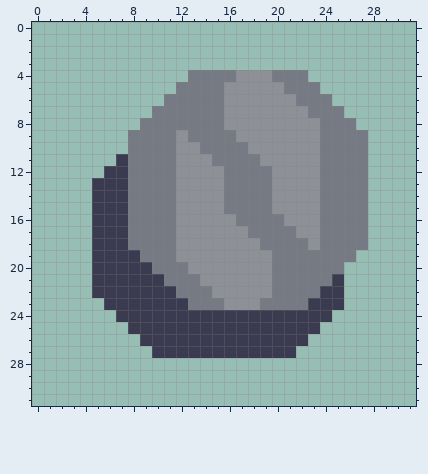
Pixel-art sprite -- core/assets-raw/sprites/items/item-silicon.png. Above is the file before it was changed.
The file is 32x32 pixels.
Now the later version:
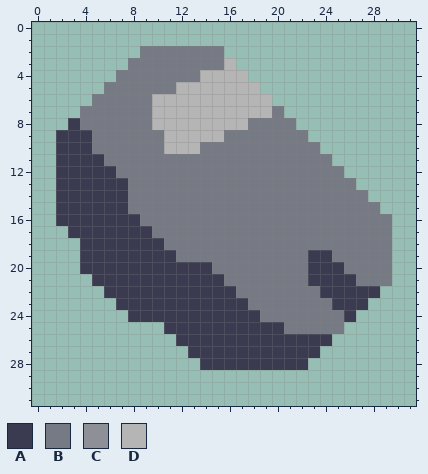
Palette (. is transparent): A #3a3a50  B #767a84  C #8e9097  D #b5b5b5
From old to new:
@@ x 0..31 @@
  1 ................................
- 2 ................................
- 3 ................................
- 4 .............BBBBCCCBBB.........
- 5 ............BBBBCCCCCBBB........
- 6 ...........BBBBBCCCCCCBBB.......
- 7 ..........BBBBBBCCCCCCCBBB......
- 8 .........BBBBBBBCCCCCCCCBBB.....
- 9 ........BBBBCBBBBCCCCCCCBBBB....
-10 ........BBBBCCBBBBCCCCCCBBBB....
-11 .......ABBBBCCCBBBBCCCCCBBBB....
-12 ......AABBBBCCCCBBBBCCCCBBBB....
-13 .....AAABBBBCCCCBBBBCCCCBBBB....
-14 .....AAABBBBCCCCBBBBCCCCBBBB....
-15 .....AAABBBBCCCCBBBBCCCCBBBB....
-16 .....AAABBBBCCCCCBBBBCCCBBBB....
-17 .....AAABBBBCCCCCCBBBBCCBBBB....
-18 .....AAABBBBCCCCCCCBBBBCBBBB....
-19 .....AAAABBBCCCCCCCCBBBBBBB.....
-20 .....AAAAABBBCCCCCCCBBBBBB......
-21 .....AAAAAABBBCCCCCCBBBBBA......
-22 .....AAAAAAABBBCCCCCBBBBAA......
-23 ......AAAAAAABBBCCCBBBBAAA......
-24 .......AAAAAAAAAAAAAAAAAA.......
-25 ........AAAAAAAAAAAAAAAA........
-26 .........AAAAAAAAAAAAAA.........
-27 ..........AAAAAAAAAAAA..........
-28 ................................
+ 2 .........BBBBBBB................
+ 3 ........BBBBBBBBD...............
+ 4 .......BBBBBBBDDDD..............
+ 5 ......BBBBBBDDDDDDD.............
+ 6 .....BBBBBDDDDDDDDDD............
+ 7 ....BBBBBBDDDDDDDDDDB...........
+ 8 ...ABBBBBBDDDDDDDDBBBB..........
+ 9 ..AAABBBBBBDDDDDBBBBBBB.........
+10 ..AAABBBBBBDDDBBBBBBBBBB........
+11 ..AAAABBBBBBBBBBBBBBBBBBB.......
+12 ..AAAAABBBBBBBBBBBBBBBBBBB......
+13 ..AAAAAABBBBBBBBBBBBBBBBBBB.....
+14 ..AAAAAABBBBBBBBBBBBBBBBBBBB....
+15 ..AAAAAABBBBBBBBBBBBBBBBBBBBB...
+16 ..AAAAAAABBBBBBBBBBBBBBBBBBBBB..
+17 ...AAAAAAABBBBBBBBBBBBBBBBBBBB..
+18 ....AAAAAAABBBBBBBBBBBBBBBBBBB..
+19 ....AAAAAAAABBBBBBBBBBBAABBBBB..
+20 ....AAAAAAAAAAABBBBBBBBAAABBBB..
+21 .....AAAAAAAAAAABBBBBBBAAAABBB..
+22 ......AAAAAAAAAAABBBBBBBAAAAA...
+23 .......AAAAAAAAAAABBBBBBBAAA....
+24 ........AAAAAAAAAAABBBBBBBA.....
+25 ...........AAAAAAAAAABBBBB......
+26 ............AAAAAAAAAAAAA.......
+27 .............AAAAAAAAAAA........
+28 ..............AAAAAAAAA.........
 29 ................................
